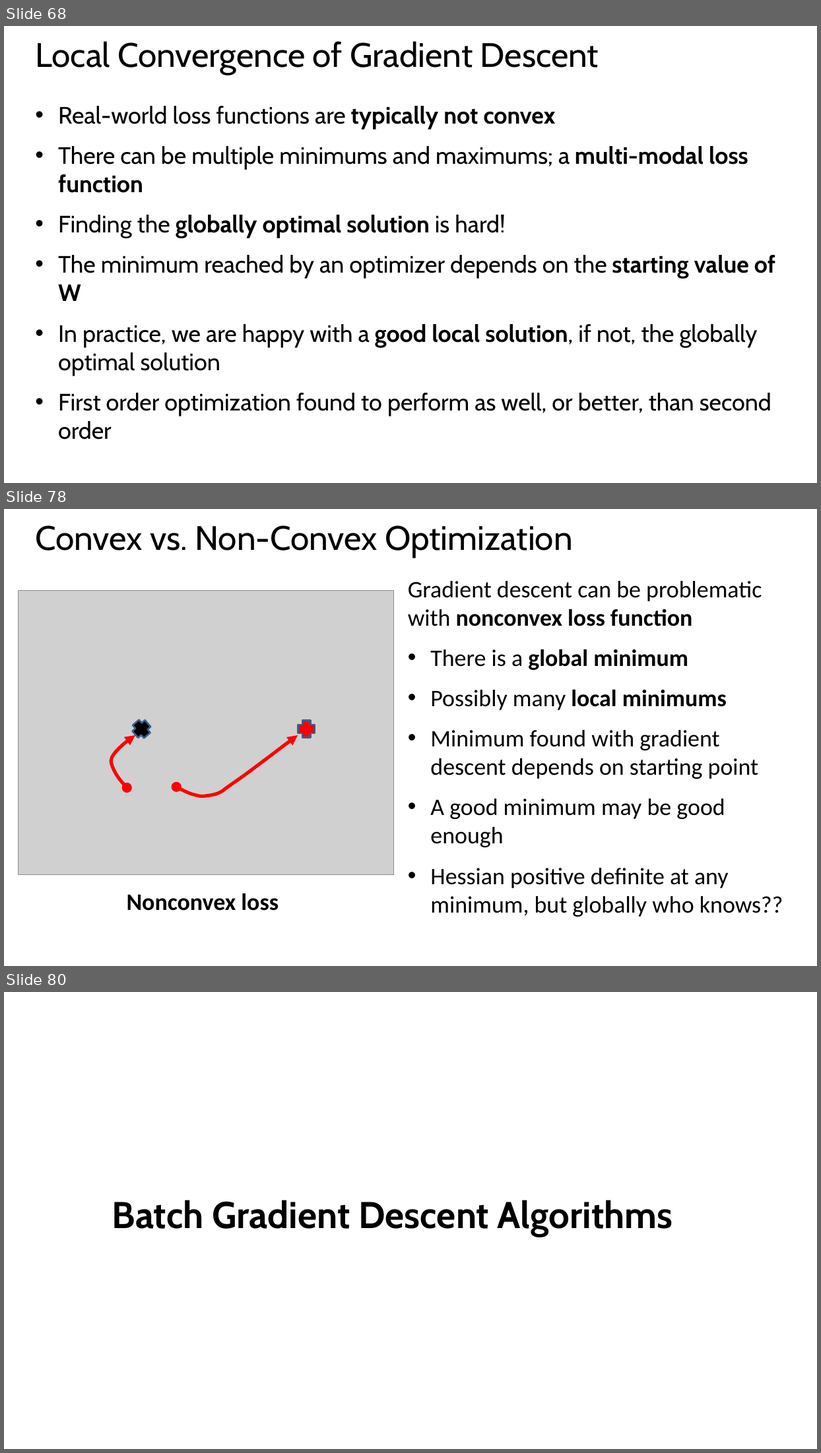
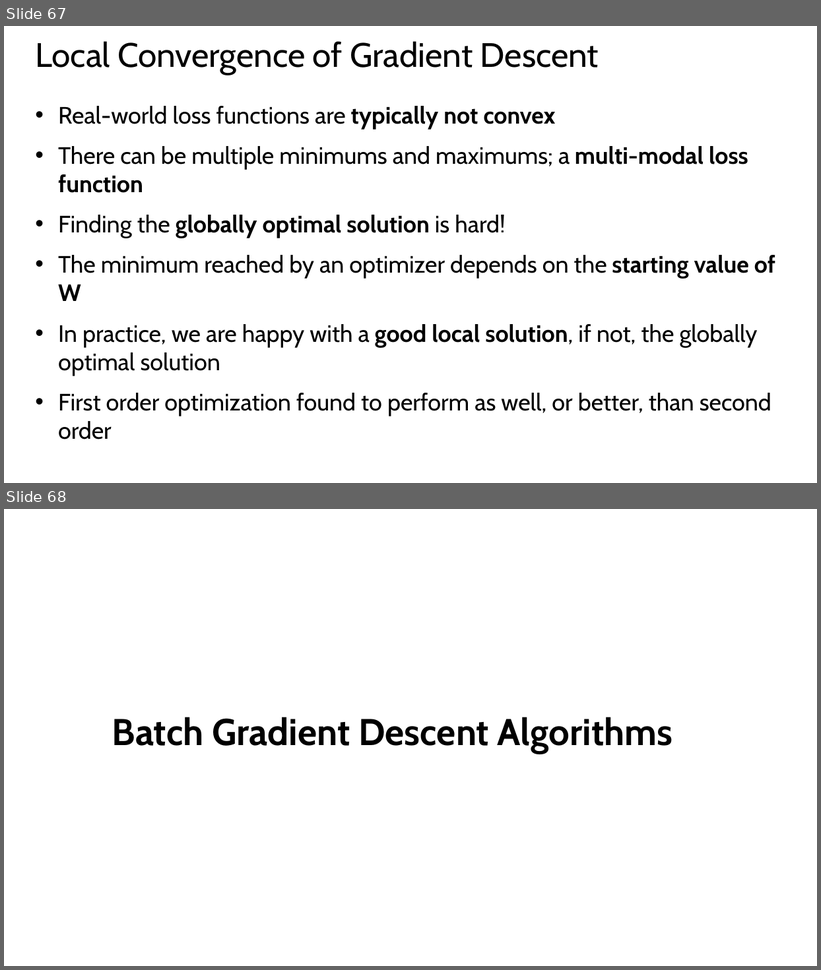
Before and after one commit to StephenElston/CSCI-E25, a slide deck: SuplementaryMaterial/RegularizatioinAndOptimization.pptx. Shown one above the other, each under a label of ours: slides 68, 78 and 80 before the commit, slides 67 and 68 after it; the slides between them are not shown. The pictures are 821x1453 and 821x970 pixels, drawn with LibreOffice and Linux fonts; fonts in the diff are those of the drawing; grey boxes stand for pictures. Boxes give left, top, right and bottom in pixels: in the first picture for what was removed or moved away, otherwise in the second. Text is boxed around its words. In the diff, an @@ line names an element or a change of style, - is before the commit and + after.

Commit message:
Reorganized and corrected optimization slides

```diff
--- a/SuplementaryMaterial/RegularizatioinAndOptimization.pptx
+++ b/SuplementaryMaterial/RegularizatioinAndOptimization.pptx
@@ slide 78 removed at [4,509,817,966], background #FFFFFF @@
@@ title removed at [36,525,573,557] @@
-Convex vs. Non-Convex Optimization
@@ text removed at [408,581,783,917] @@
-Gradient descent can be problematic with nonconvex loss function
-• There is a global minimum
-• Possibly many local minimums
-• Minimum found with gradient descent depends on starting point
-• A good minimum may be good enough
-• Hessian positive definite at any minimum, but globally who knows??
@@ picture removed at [19,590,394,875] @@
@@ plus removed at [130,718,153,741] @@
@@ plus removed at [298,721,314,738] @@
@@ freeform shape removed at [112,735,136,788] @@
@@ freeform shape removed at [177,735,298,796] @@
@@ text removed at [127,893,279,911] @@
-Nonconvex loss
@@ what was slide 68 is now slide 67 @@
@@ what was slide 80 is now slide 68 @@
```
Also in this commit, not shown: 4 slides changed, 11 other slides removed.
